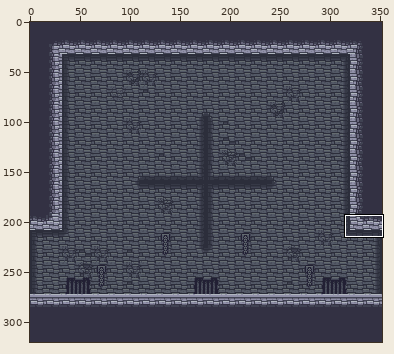
Two states of a sprite sheet, DirectX2D/ContentsResources/Texture/Dungeon/Stage2F/Floor/BossRoom.png. The first picture is a wide view before the edit; the outline marks the close-up.
Close-up. Old version:
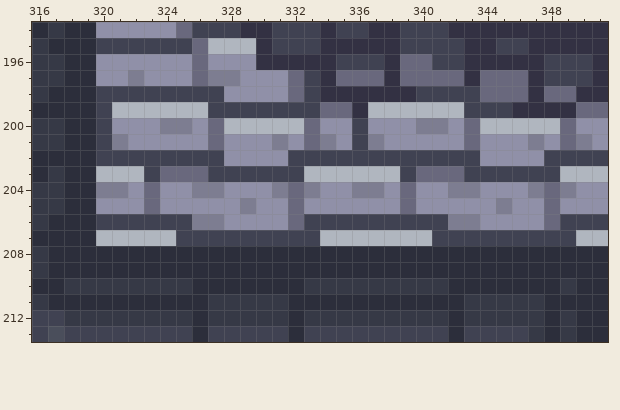
The file is 352x320 pixels. Colours within 5 levels of each other are drawn and written as one. Shown: x 316..351, y 194..213. The commit also changed other parts of the picture, which this record leaves out.
The same view after the edit:
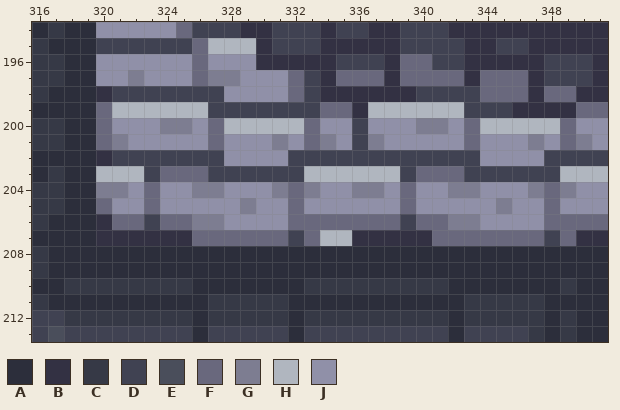
Palette (. is transparent): A #2c2e3b  B #333143  C #363946  D #404252  E #4a4e5b  F #69687d  G #7d7d91  H #b0b6bf  J #9090a8
The edit:
@@ x 316..351 @@
 197 CCAAJJGJJJFGGJJJFDBFFFBFFFFBFFFBDDDB
-198 CAAADDDDDDDDJJJJFDBBBBBBDDDDFFFBFFBB
-199 AAAADHHHHHHDDDDDDDFFBHHHHHHDDDBBBBFF
-200 CCAADJJJGGJFHHHHHFJJDJJJGGJFHHHHHFJJ
-201 CCAADGJJJJJFJJJGJFGJDGJJJJJFJJJGJFGJ
-202 AAAADDDDDDDDJJJJDDDDDDDDDDDDJJJJDDDD
+198 CAAABDDDDDDDJJJJFDBBBBBBDDDDFFFBFFBB
+199 AAAAFHHHHHHDDDDDDDFFBHHHHHHDDDBBBBFF
+200 CCAAFJJJGGJFHHHHHFJJDJJJGGJFHHHHHFJJ
+201 CCAAFGJJJJJFJJJGJFGJDGJJJJJFJJJGJFGJ
+202 AAAABDDDDDDDJJJJDDDDDDDDDDDDJJJJDDDD
 203 ACAAHHHDFFFDDDDDDHHHHHHDFFFDDDDDDHHH
 204 CCAAGGJFJJGGJJJGFGJJGGJFJJGGJJJGFGJJ
-205 CCAAJJJFJJJJJGJJFJJJJJJFJJJJJGJJFJJJ
-206 CAAADDDDDDGGJJJJFDDDDDDDDDGGJJJJFDDD
-207 AAAAHHHHHDDDDDDDDDHHHHHHHDDDDDDDDDHH
+205 CCAAFJJFJJJJJGJJFJJJJJJFJJJJJGJJFJJJ
+206 CAAABFFDFFGGJJJJFFFFFFFDFFGGJJJJFFFF
+207 AAAABBBBBBFFFFFFDFHHBBBBBFFFFFFFDFBB
 208 CAAAAAAAAAAAAAAAAAAAAAAAAAAAAAAAAAAA
Where, in picture pixels (left, top, right, bottom), the same in both close-ups:
changed: (96, 86, 608, 246)
